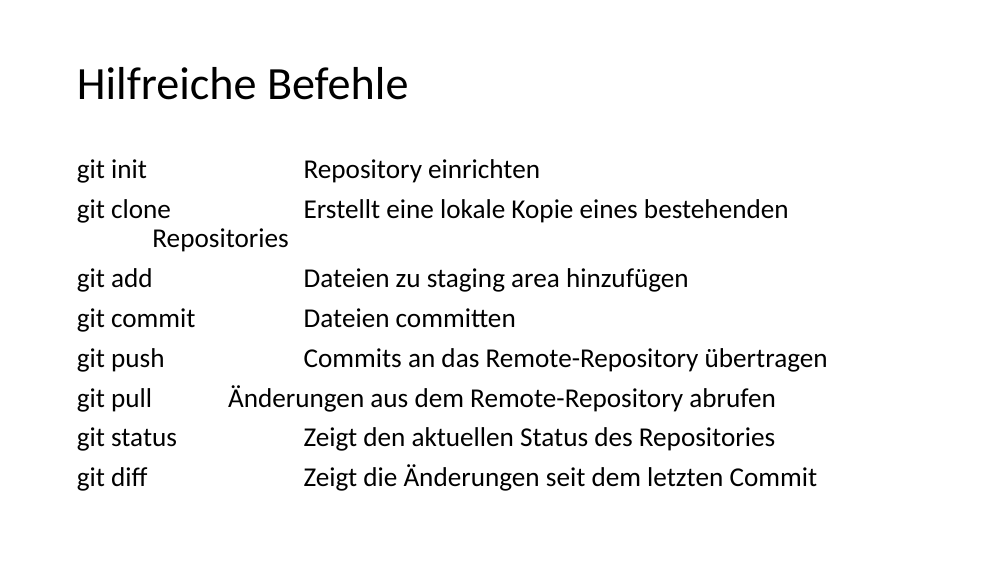
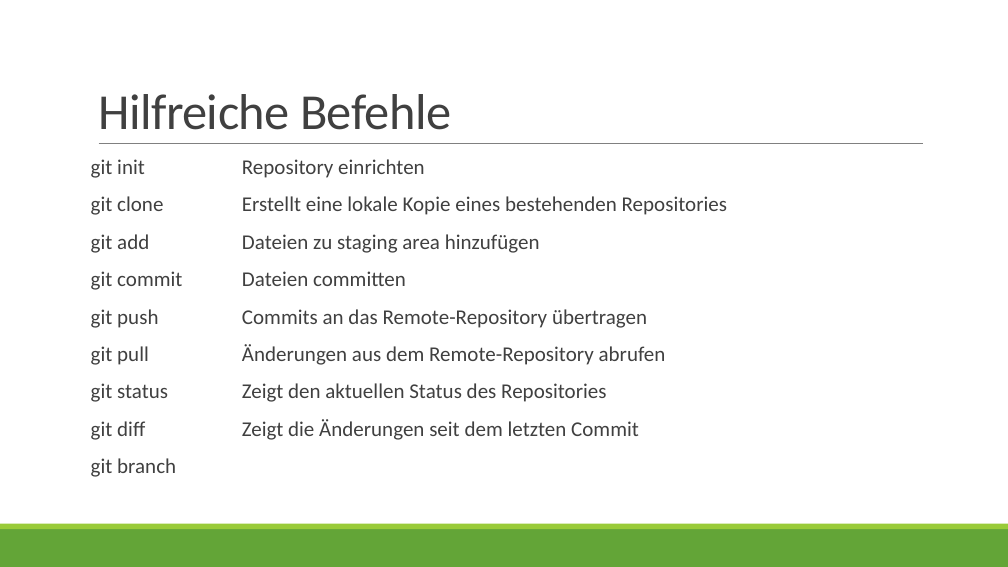
Before and after one commit to yanaa16/github-uebung, a slide deck: slide 13 of Einführung in Git und Github.pptx. Drawn at 1008x567 pixels with LibreOffice and Linux fonts; fonts in the diff are those of the drawing. Boxes give left, top, right and bottom in pixels: in the first picture for what was removed or moved away, otherwise in the second. Text is boxed around its words. In the diff, an @@ line names an element or a change of style, - is before the commit and + after.

```diff
--- a/Einführung in Git und Github.pptx
+++ b/Einführung in Git und Github.pptx
@@ title "Hilfreiche Befehle" moved from (x1=77, y1=67, x2=408, y2=100) to (x1=98, y1=94, x2=451, y2=130) @@
@@ title "Hilfreiche Befehle" at (x1=98, y1=94, x2=451, y2=130): size 44 to 48 pt, text colour #000000 to #404040, letter spacing 0 to -0.5 pt; line spacing 0.9 to 0.85; vertical alignment middle to bottom @@
@@ line added from (99, 144) to (923, 144), #808080 0.5 pt @@
@@ text at (x1=91, y1=159, x2=727, y2=440): size 25.9 to 20 pt, text colour #000000 to #404040; more space between paragraphs @@
@@ text "git init Repository einrichten" moved from (x1=77, y1=159, x2=828, y2=491) to (x1=91, y1=159, x2=727, y2=477) @@
@@ text at (x1=91, y1=458, x2=176, y2=477): paragraph added @@
+git branch
@@ rectangle added at (x1=0, y1=529, x2=1008, y2=567), fill #63A537 @@
@@ rectangle added at (x1=0, y1=524, x2=1008, y2=529), fill #99CB38 @@
```
Also in this commit, not shown: 17 other slides changed, 2 other files.
